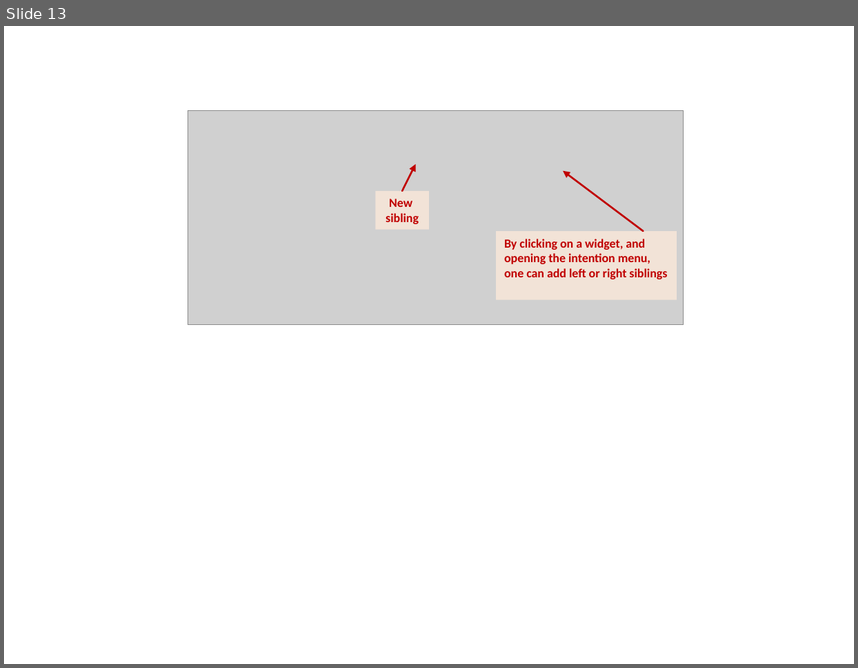
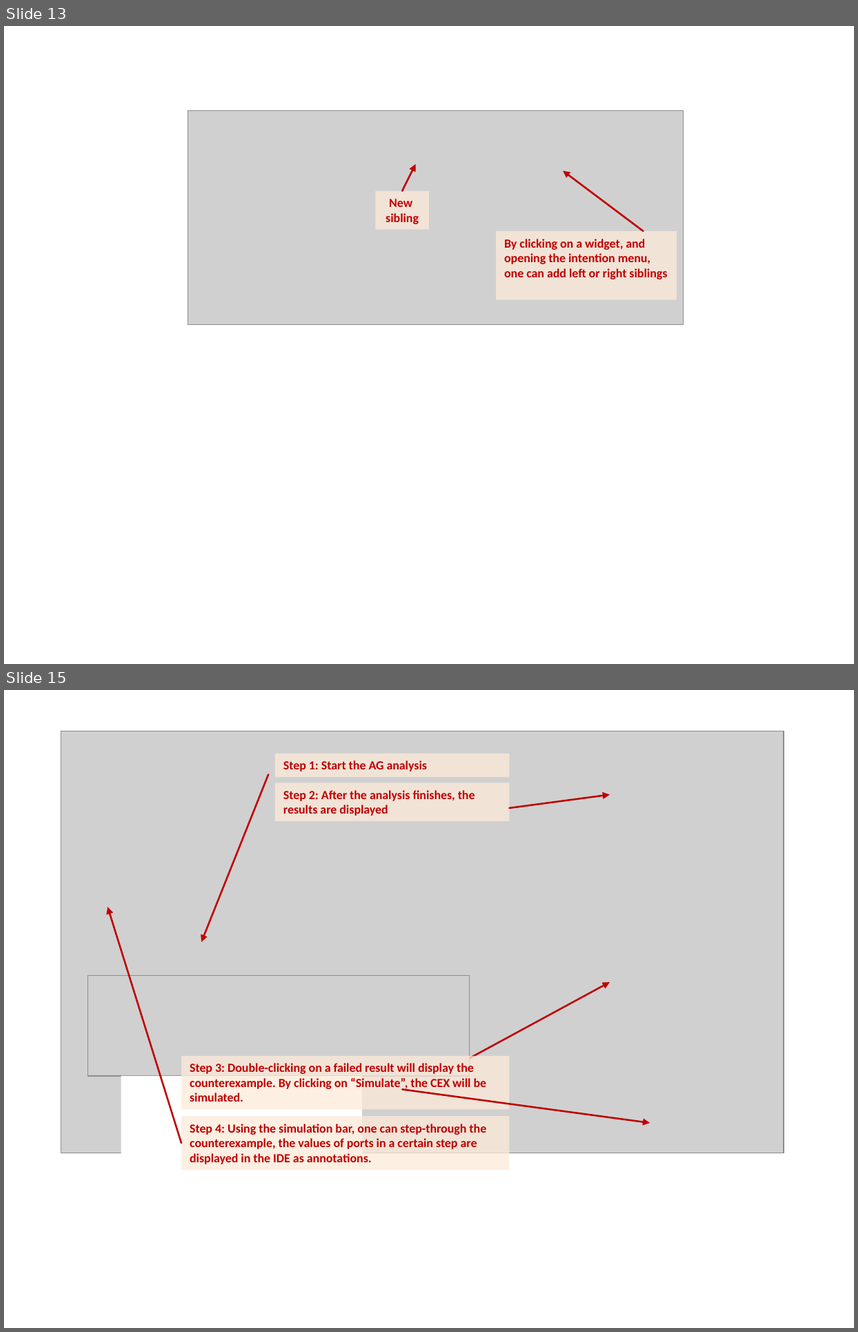
Before and after one commit to mbeddr/mbeddr.formal, a slide deck: code/tutorial/solutions/com.mbeddr.formal.nusmv.users_guide/figures/figures.pptx. Shown one above the other, each under a label of ours: slide 13 before the commit, slides 13 and 15 after it; the slides between them are not shown. The pictures are 858x668 and 858x1332 pixels, drawn with LibreOffice and Linux fonts; fonts in the diff are those of the drawing; grey boxes stand for pictures. Boxes give left, top, right and bottom in pixels: in the first picture for what was removed or moved away, otherwise in the second. Text is boxed around its words. In the diff, an @@ line names an element or a change of style, - is before the commit and + after.

```diff
--- a/code/tutorial/solutions/com.mbeddr.formal.nusmv.users_guide/figures/figures.pptx
+++ b/code/tutorial/solutions/com.mbeddr.formal.nusmv.users_guide/figures/figures.pptx
@@ slide 15 added at <box>4,690,854,1328</box>, background #FFFFFF @@
@@ picture added at <box>61,731,784,1152</box> @@
@@ rectangle added at <box>275,753,510,778</box>, fill #FDEADA at 76% opacity, 10.5 pt, text #C00000, bold @@
+Step 1: Start the AG analysis
@@ arrow added from (268, 774) to (201, 942), #C00000 1.5 pt @@
@@ rectangle added at <box>275,782,510,821</box>, fill #FDEADA at 76% opacity, 10.5 pt, text #C00000, bold @@
+Step 2: After the analysis finishes, the results are displayed
@@ arrow added from (509, 808) to (610, 795), #C00000 1.5 pt @@
@@ arrow added from (181, 1143) to (107, 907), #C00000 1.5 pt @@
@@ picture added at <box>87,976,469,1076</box> @@
@@ arrow added from (450, 1069) to (610, 983), #C00000 1.5 pt @@
@@ rectangle added at <box>181,1056,510,1109</box>, fill #FDEADA at 76% opacity, 10.5 pt, text #C00000, bold @@
+Step 3: Double-clicking on a failed result will display the counterexample. By clicking on “Simulate”, the CEX will be simulated.
@@ rectangle added at <box>121,1076,362,1163</box>, fill #FFFFFF @@
@@ arrow added from (403, 1089) to (650, 1123), #C00000 1.5 pt @@
@@ rectangle added at <box>181,1116,510,1170</box>, fill #FDEADA at 76% opacity, 10.5 pt, text #C00000, bold @@
+Step 4: Using the simulation bar, one can step-through the counterexample, the values of ports in a certain step are displayed in the IDE as annotations.
```
Also in this commit, not shown: 1 other slide added, 5 other files.
